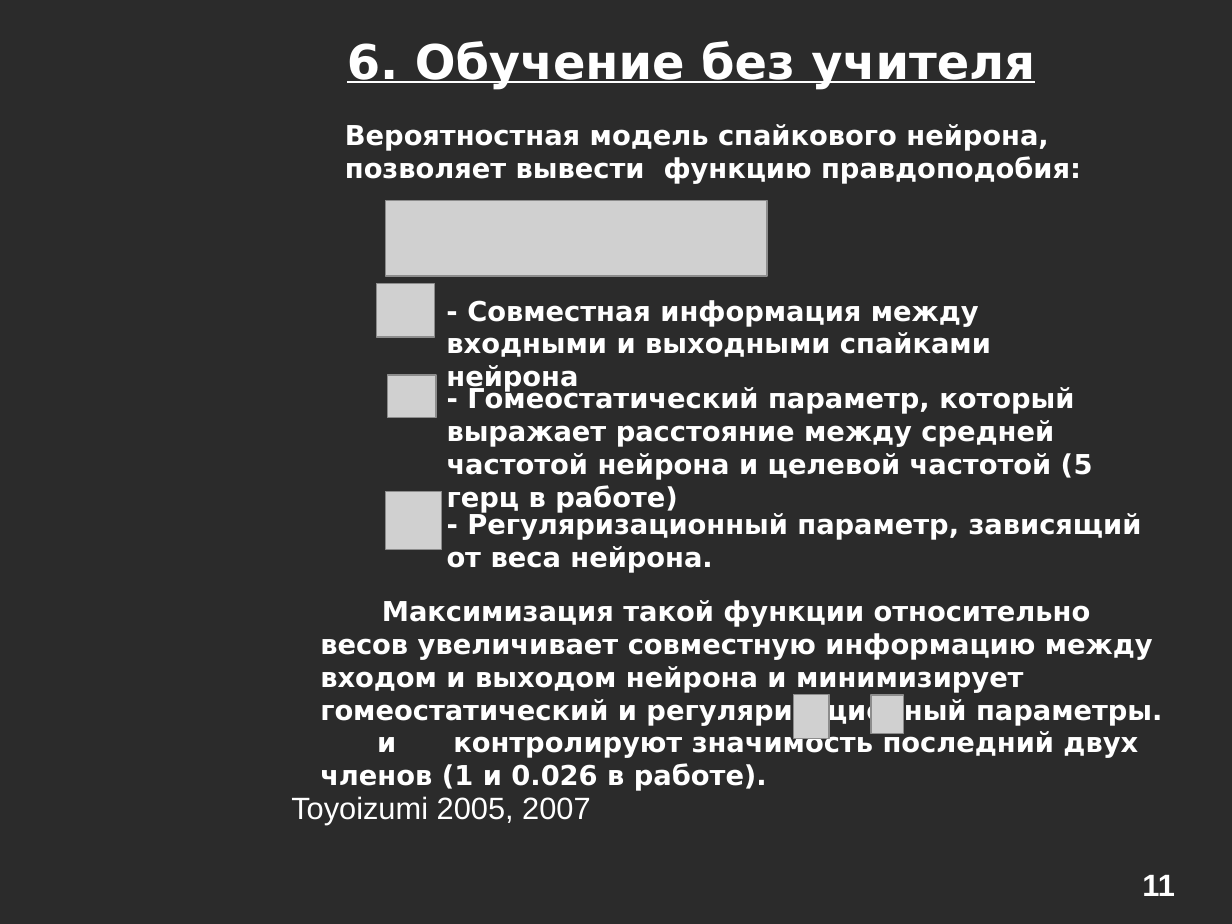
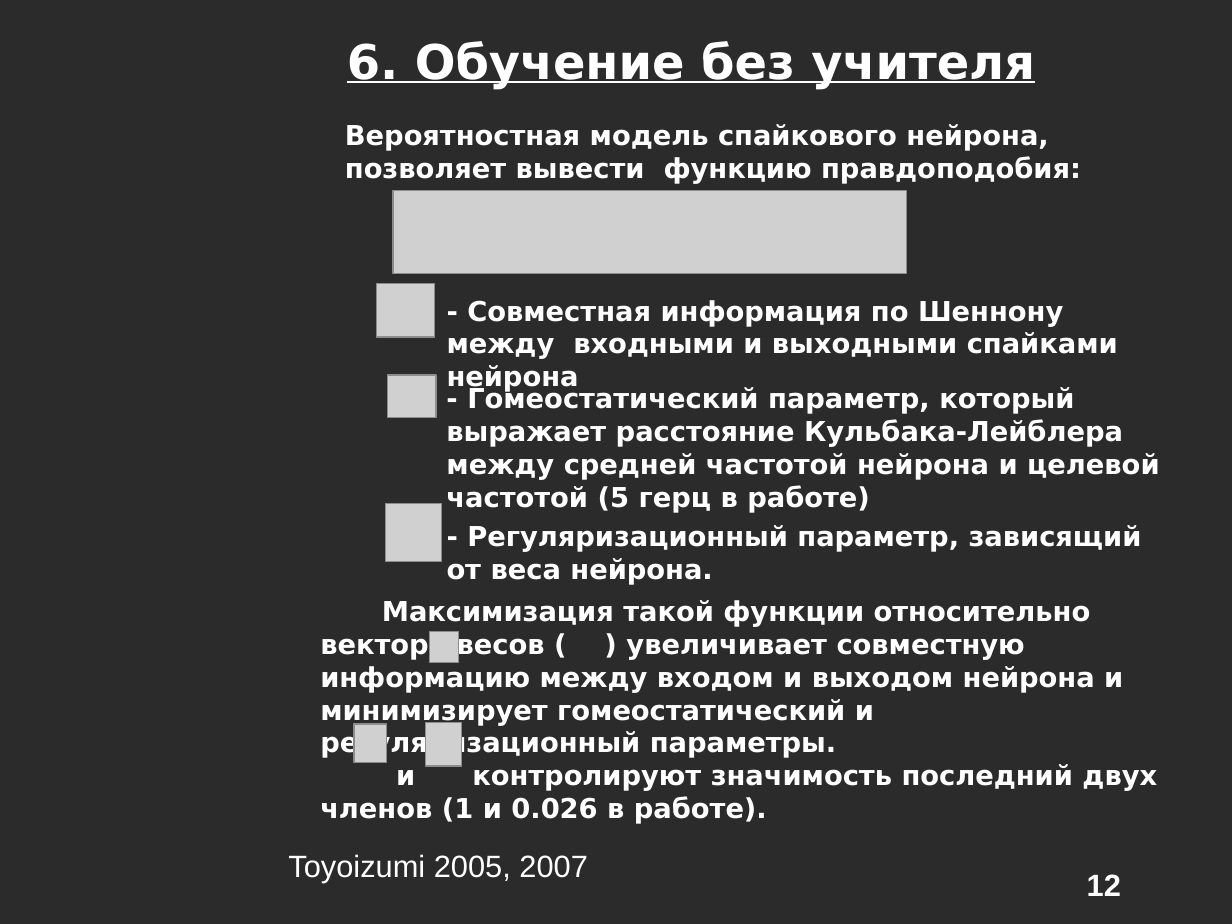
Before and after one commit to alexeyche/alexeyche-junk, a slide deck: slide 12 of cns/doc/conf.ppt (slide 11 before the commit). Drawn at 1232x924 pixels with LibreOffice and Linux fonts; fonts in the diff are those of the drawing; grey boxes stand for pictures; background and template pictures are left out; a plain dark background stands for a picture behind light text. Boxes give left, top, right and bottom in pixels: in the first picture for what was removed or moved away, otherwise in the second. Text is boxed around its words. In the diff, an @@ line names an element or a change of style, - is before the commit and + after.

```diff
--- a/cns/doc/conf.ppt
+++ b/cns/doc/conf.ppt
@@ picture: place and size @@
-picture at [386,201,766,276]
+picture at [393,191,907,275]
@@ text at [447,300,1118,359]: text changed @@
-- Совместная информация между входными и выходными спайками нейрона
+- Совместная информация по Шеннону между входными и выходными спайками нейрона
@@ text at [446,386,1159,513]: text changed @@
-- Гомеостатический параметр, который выражает расстояние между средней частотой нейрона и целевой частотой (5 герц в работе)
+- Гомеостатический параметр, который выражает расстояние Кульбака-Лейблера между средней частотой нейрона и целевой частотой (5 герц в работе)
@@ picture: place and size @@
-picture at [386,492,441,549]
+picture at [386,504,441,562]
@@ text "- Регуляризационный параметр, зависящий от ...": place and size @@
-text "- Регуляризационный параметр, зависящий от ..." at [447,512,1142,573]
+text "- Регуляризационный параметр, зависящий от ..." at [447,525,1142,585]
@@ text at [320,600,1157,824]: text changed @@
-Максимизация такой функции относительно весов увеличивает совместную информацию между входом и выходом нейрона и минимизирует гомеостатический и регуляризационный параметры. и контролируют значимость последний двух членов (1 и 0.026 в работе).
+Максимизация такой функции относительно вектора весов ( ) увеличивает совместную информацию между входом и выходом нейрона и минимизирует гомеостатический и регуляризационный параметры.
+и контролируют значимость последний двух членов (1 и 0.026 в работе).
@@ picture added at [429,632,458,663] @@
@@ picture: place and size @@
-picture at [871,695,903,734]
+picture at [354,724,386,764]
@@ picture: place and size @@
-picture at [793,695,829,738]
+picture at [425,722,461,765]
@@ text "Toyoizumi 2005, 2007": place and size @@
-text "Toyoizumi 2005, 2007" at [291,796,590,824]
+text "Toyoizumi 2005, 2007" at [288,854,587,882]
@@ page number added at [1087,874,1121,896], 18 pt, text #FFFFFF, bold @@
+12
@@ page number removed at [1142,875,1175,896] @@
-11
```
Also in this commit, not shown: 12 other slides changed, 5 slides added, 2 slides removed.
